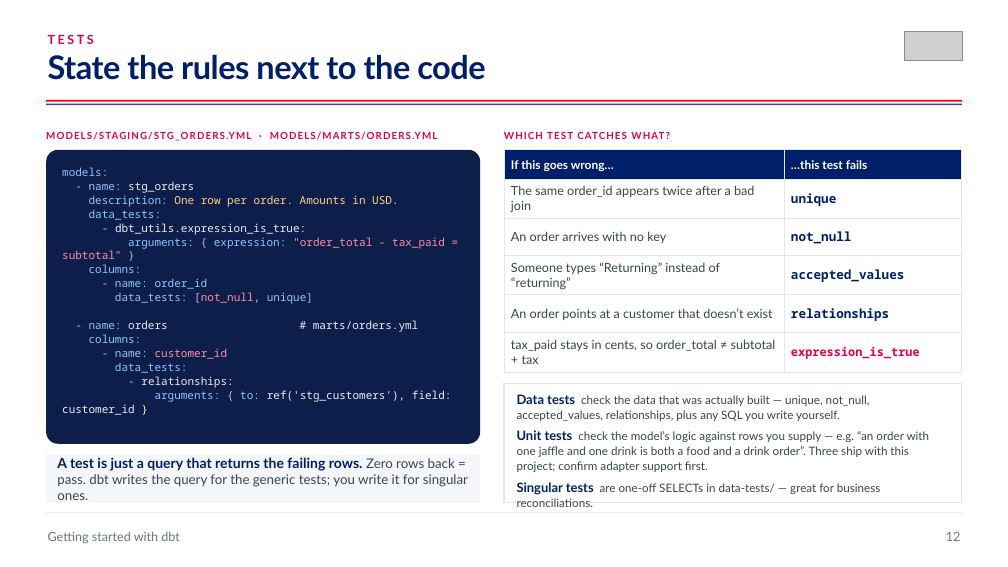
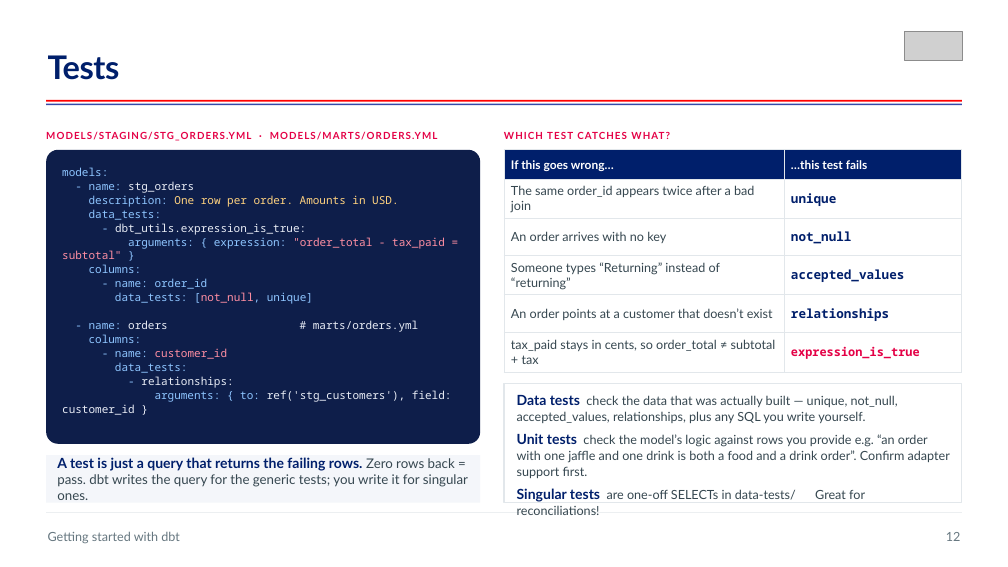
Before and after one commit to aboerger/getting-started-with-dbt, a slide deck: slide 16 of sql-as-software-getting-started-with-dbt.pptx. Drawn at 1008x567 pixels with LibreOffice and Linux fonts; fonts in the diff are those of the drawing; grey boxes stand for pictures. Boxes give left, top, right and bottom in pixels: in the first picture for what was removed or moved away, otherwise in the second. Text is boxed around its words. In the diff, an @@ line names an element or a change of style, - is before the commit and + after.

```diff
--- a/sql-as-software-getting-started-with-dbt.pptx
+++ b/sql-as-software-getting-started-with-dbt.pptx
@@ text at (48,55,120,80): text changed; size 18 to 46.5 pt; text colour #E40046 to #001F6B @@
-TESTS
+Tests
@@ text removed at (48,54,485,80) @@
-State the rules next to the code
@@ text at (517,395,898,423): size 18.5 to 20 pt in "Data tests"; size 16.6 to 18 pt in "check the data that was actually built ..." @@
@@ text at (517,433,950,502): text changed; size 16.6 to 18 pt @@
-Unit tests check the model’s logic against rows you supply — e.g. “an order with one jaffle and one drink is both a food and a drink order”. Three ship with this project; confirm adapter support first.
-Singular tests are one-off SELECTs in data-tests/ — great for business reconciliations.
+Unit tests check the model’s logic against rows you provide e.g. “an order with one jaffle and one drink is both a food and a drink order”. Confirm adapter support first.
+Singular tests are one-off SELECTs in data-tests/ Great for reconciliations!
```
Also in this commit, not shown: 7 other slides changed, 1 other file.
